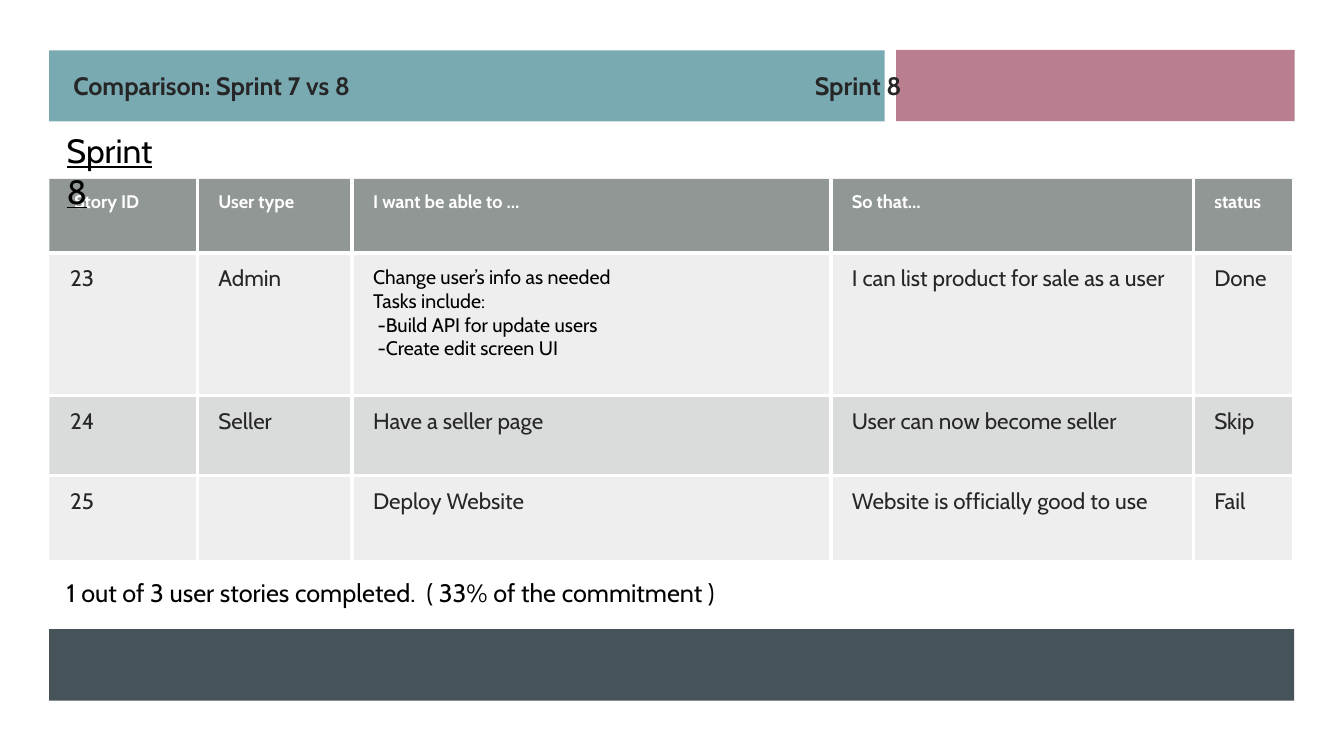
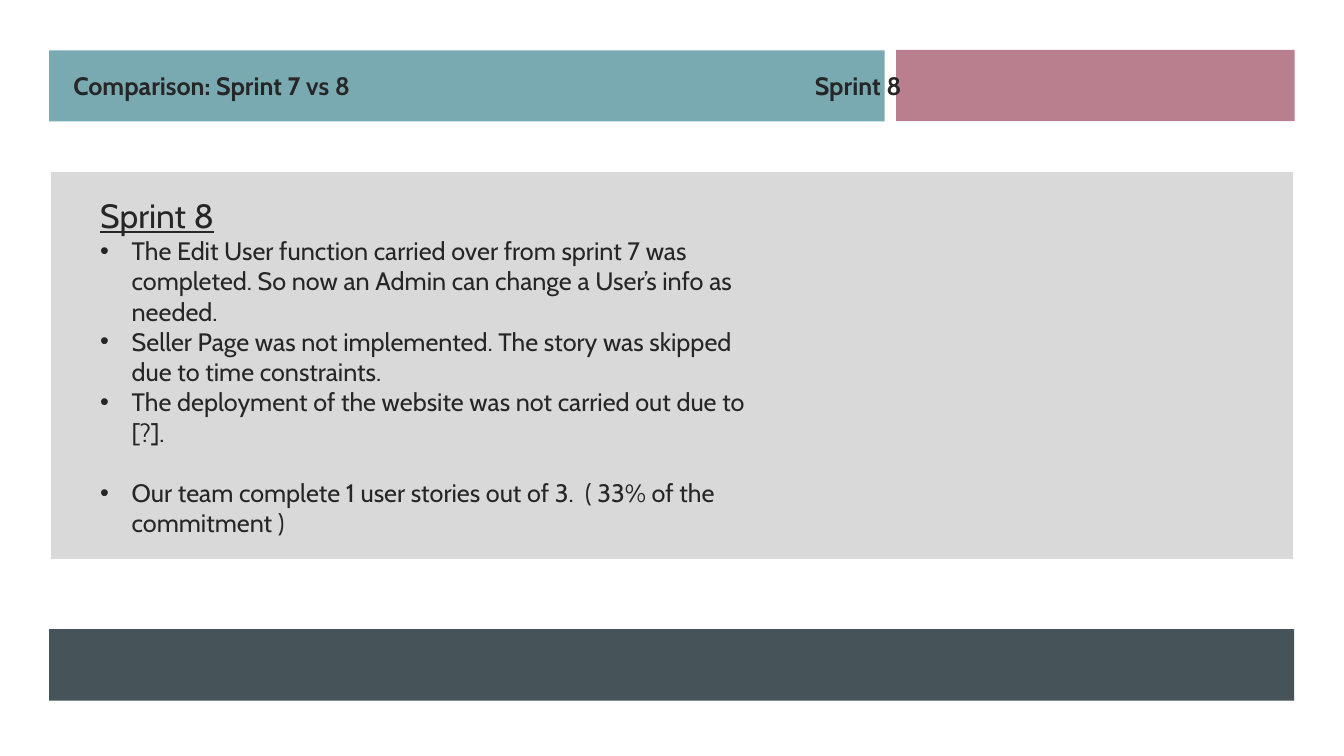
Before and after one commit to Xu12345-sophie/CS691TeamDice, a slide deck: slide 10 of Deliverable8/PCBuilder Web Application Sprint 8.pptx. Drawn at 1344x756 pixels with LibreOffice and Linux fonts; fonts in the diff are those of the drawing. Boxes give left, top, right and bottom in pixels: in the first picture for what was removed or moved away, otherwise in the second. Text is boxed around its words. In the diff, an @@ line names an element or a change of style, - is before the commit and + after.

Commit message:
update ppt

```diff
--- a/Deliverable8/PCBuilder Web Application Sprint 8.pptx
+++ b/Deliverable8/PCBuilder Web Application Sprint 8.pptx
@@ text removed at [67,139,153,208] @@
-Sprint 8
@@ table removed at [49,178,1296,561], 4 rows, 5 columns @@
-Story ID | User type | I want be able to … | So that… | status
-23 | Admin | Change user’s info as needed / Tasks include: / -Build API for update users / -Create edit screen UI | I can list product for sale as a user | Done
-24 | Seller | Have a seller page | User can now become seller | Skip
-25 |  | Deploy Website | Website is officially good to use | Fail
@@ rectangle added at [49,171,1295,561], fill #D9D9D9, outline #FFFFFF 1.75 pt @@
@@ text added at [100,204,744,533], 18 pt, text #262626 @@
+Sprint 8
+• The Edit User function carried over from sprint 7 was completed. So now an Admin can change a User’s info as needed.
+• Seller Page was not implemented. The story was skipped due to time constraints.
+• The deployment of the website was not carried out due to [?].
+• Our team complete 1 user stories out of 3. ( 33% of the commitment )
@@ text removed at [67,583,702,608] @@
-1 out of 3 user stories completed. ( 33% of the commitment )
```
Also in this commit, not shown: 1 other slide changed.
